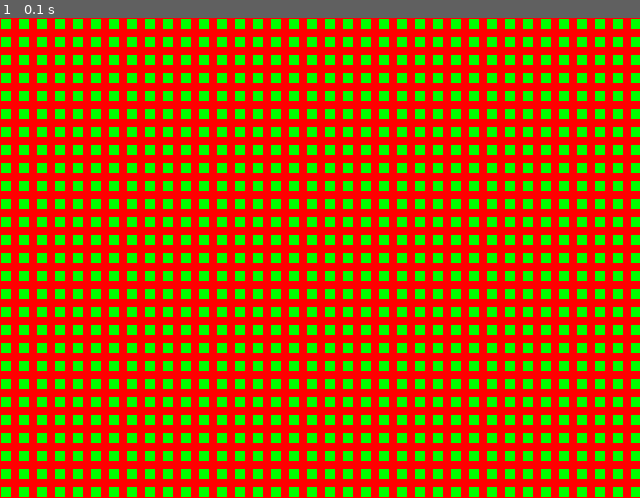
Above: before the commit, frame 1.
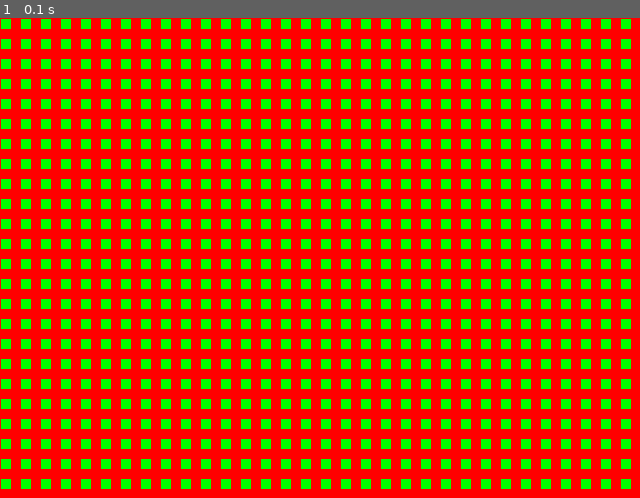
Above: after the commit, the same moment.

Repository: francismakinen/pygame
Game: pygame game, started from UL3/UL3.py
The game is run twice, just before and just after one commit, with the same random seed, the same clock (stepped at 60 frames per second) and the same inputs.
Inputs:
- Up to frame 1 (0.1 s): no input

The runs differ from the first frame. In frame 1, 41% of the frame differs, in the area x 0-100%, y 0-100%.

Commit message:
Add files via upload

Diff:
--- a/UL3/UL3.py
+++ b/UL3/UL3.py
@@ -3,12 +3,10 @@
 pygame.init() # Käivitab PyGame mooduli
 screen = pygame.display.set_mode([640, 480]) # Loob akna suurusega 640x480
 pygame.display.set_caption("UL3") # Paneb akna nimeks UL3
-
 # Värvid
-GREEN = [0, 255, 0] # Määrab rohlise värvi RGB väärtused
-RED = [255, 0 ,0] # Määrab punase värvi RGB väärtusted
-screen.fill(RED) # Täidab ekraani punase värviga
-
+green = [0, 255, 0] # Määrab rohlise värvi RGB väärtused
+red = [255, 0 ,0] # Määrab punase värvi RGB väärtusted
+screen.fill(red) # Täidab ekraani punase värviga
 
 class Square: # Square klassi loomine
     def __init__(self, color, size1, size2): # color, size1 ja size2 defineerimine
@@ -17,16 +15,15 @@
         self.size2 = size2
 
     def make_square(self): # Defineerib make_square funktsiooni
-        y = 1
-        for i in range(35): # Tsükkel i
-            x = 1
-            for j in range(36): # Tsükkel j
-                pygame.draw.rect(screen, self.color, [x, y, self.size1, self.size2]) # Kuni tsükkel jooskeb joonistab ruutusid
-                x += 18
-            y += 18
+        a = 1
+        for i in range(35): # Tsükkel i 35 korda
+            b = 1
+            for j in range(36): # Tsükkel j 36 korda
+                pygame.draw.rect(screen, self.color, [b, a, self.size1, self.size2]) # Kuni tsükkel jooskeb joonistab ruutusid
+                b += 20
+            a += 20
 
-Square.make_square(Square(GREEN, 10, 10)) # Lubab muuta värvi(praegu GREEN) ning punaste joonte paksust(10)
-
+Square.make_square(Square(green, 10, 10)) # Lubab muuta värvi(praegu roheline) ning punaste joonte paksust(10)
 pygame.display.flip() # Värskendab ekraani
 
 # Programmi ristist kinni panemise funktsioon
